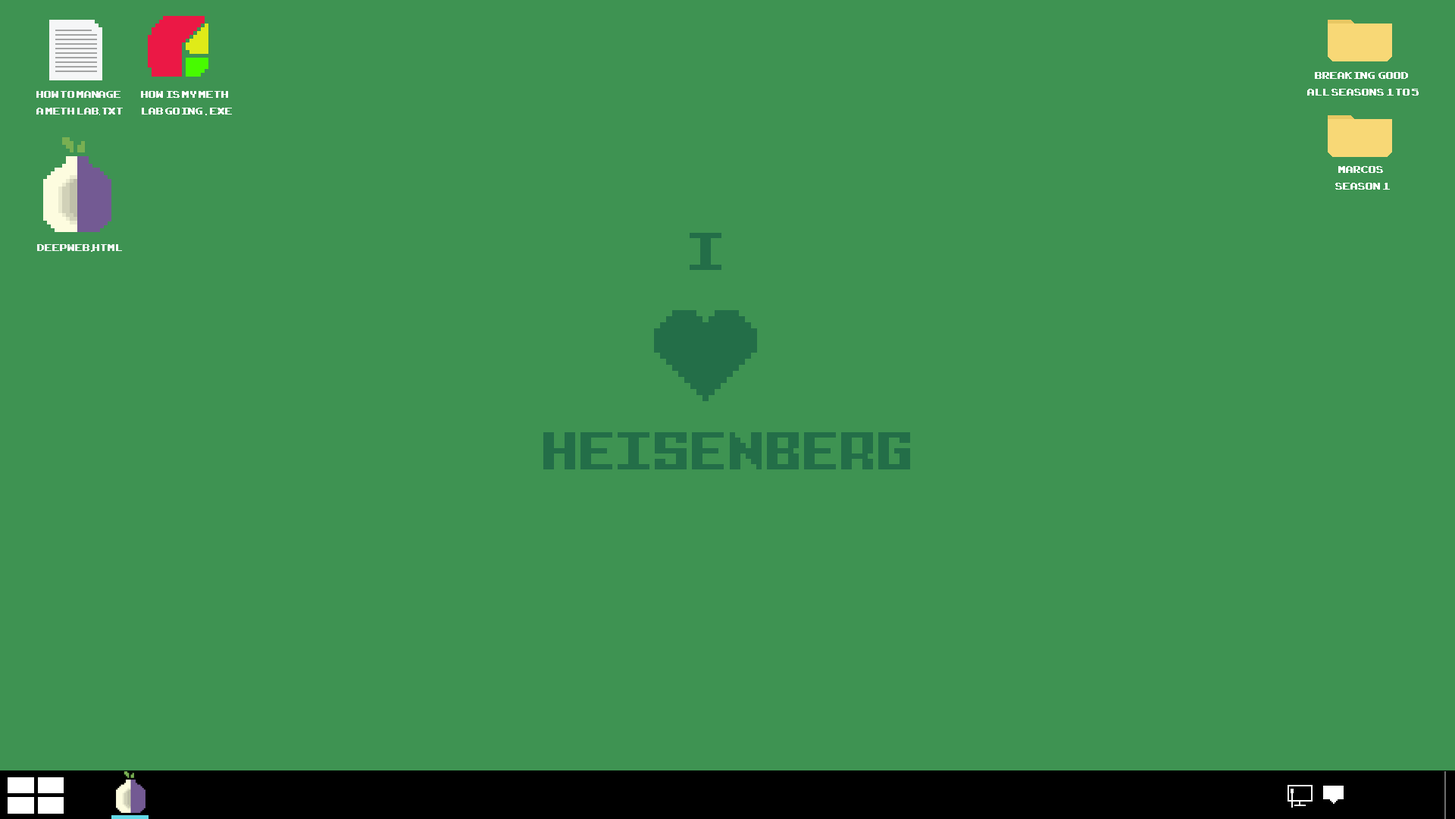
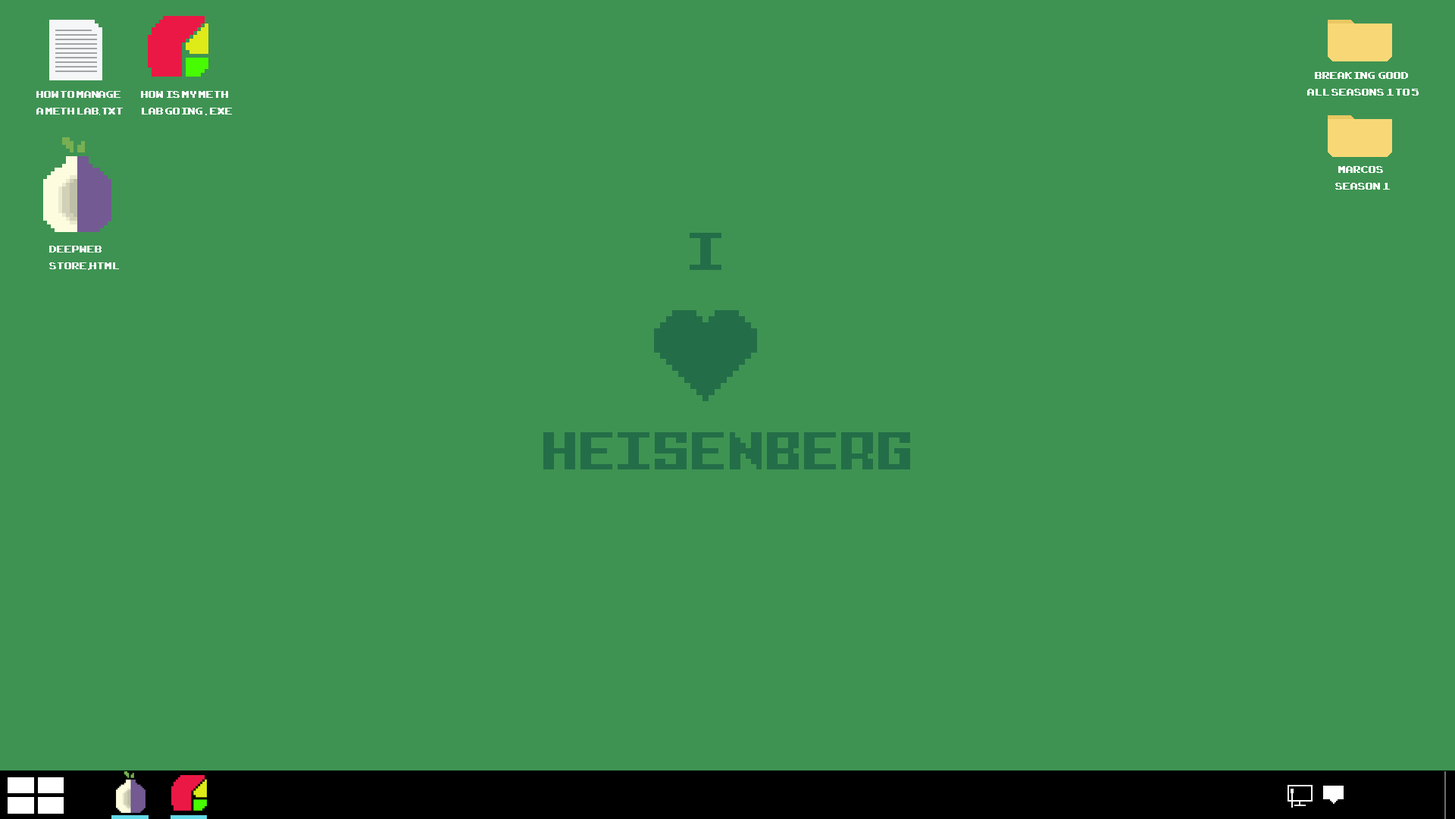
Layers edited between the first and the second 1455 × 819 image:
added layer "Layer 12 copy" above "Layer 12" over (170, 774, 207, 819)
renamed "deepweb.html" to "deepweb store.html", painted on it over (37, 244, 123, 270)
